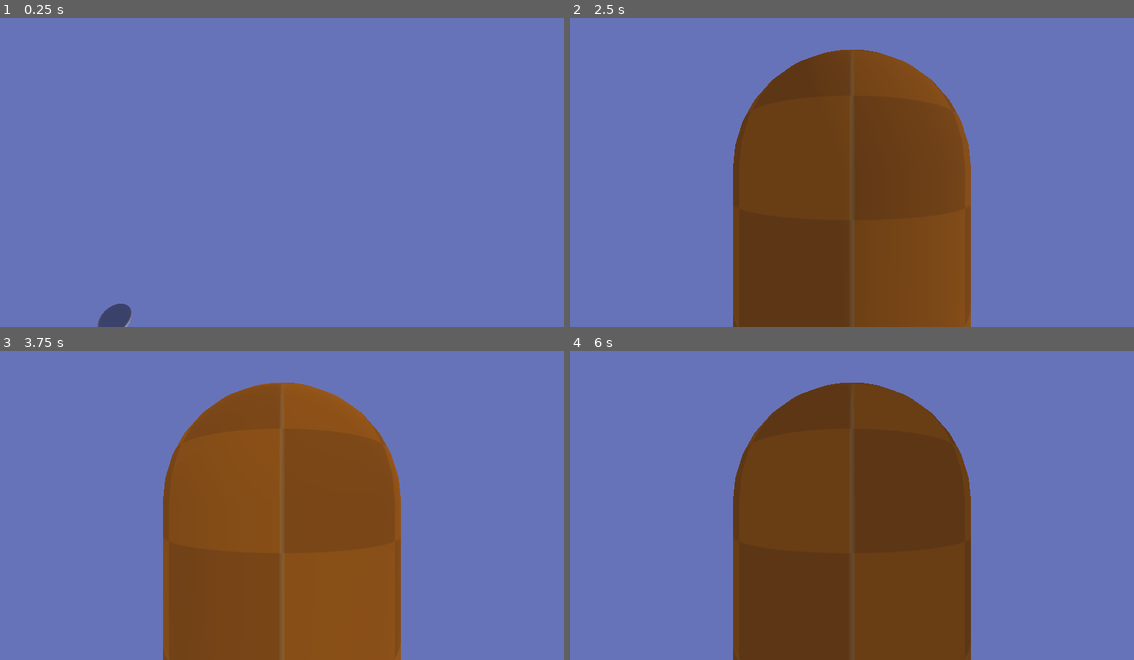
Above: before the commit, frames 1-4 (two rows, left to right).
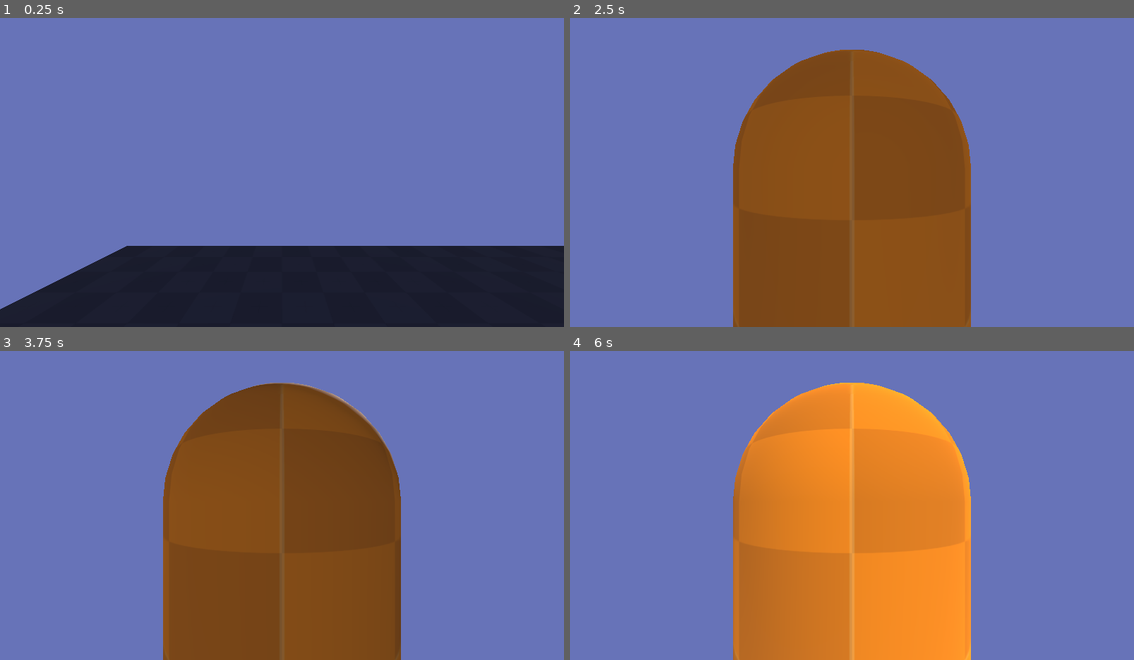
Above: after the commit, the same moments.

Repository: FroggLeo/driving-game
Game: Godot game, scene res://world.tscn
Same seed, same stepped clock (60 frames per second), same inputs: the game is played once before the commit and once after it.
Inputs (mouse positions are in pixels of both pictures, inside the frame that each line leads up to):
- Up to frame 1 (0.25 s): no input
- Up to frame 2 (2.5 s): tap Enter at 0.5 s; move the mouse to (880, 166) at 0.52 s; hold Right mouse button (move_camera) 0.53-1.28 s; hold W (move_forward) from 0.53 s (still down); tap Space (jump) at 0.77, 1.52 s; move the mouse to (823, 169) at 1.27 s; tap Mouse wheel up (zoom_in) at 1.35 s; move the mouse to (863, 163) at 2.02 s; hold Mouse wheel down (zoom_out) from 2.03 s (still down)
- Up to frame 3 (3.75 s): move the mouse to (253, 564) at 2.77 s; release Mouse wheel down (zoom_out) at 2.78 s; tap Alt at 2.85 s; tap Space (jump) at 3.02 s; move the mouse to (451, 548) at 3.52 s; release W (move_forward) at 3.53 s; hold A (move_left) from 3.53 s (still down); tap Shift at 3.6 s
- Up to frame 4 (6 s): tap Space (jump) at 3.77, 4.52, 5.75 s; move the mouse to (682, 452) at 4.27 s; right-click (682, 452) at 4.35 s; move the mouse to (880, 502) at 5.02 s; release A (move_left) at 5.03 s; hold S (move_back) 5.03-5.78 s; hold Mouse wheel up (zoom_in) 5.03-5.78 s; move the mouse to (829, 496) at 5.77 s; hold D (move_right) from 5.78 s (still down); tap Mouse wheel down (zoom_out) at 5.85 s

The runs differ from the first frame. In frame 1, 24% of the frame differs, in the area x 0-100%, y 73-100%; in frame 2, 20%; in frame 3, 1.9%; in frame 4, 34%, in the area x 28-72%, y 10-100%.

Commit message:
refactor and organize sky.gd code

Diff:
--- a/godot_project/environment/sky.gd
+++ b/godot_project/environment/sky.gd
@@ -1,18 +1,23 @@
 extends WorldEnvironment
 
 # seconds in a day
-@export var day_length: float = 0.05
+@export var day_length: float = 10
 # days to take the moon to do one cycle
 @export var moon_length: float = 29.5
+
 # days in a year
 @export var year_length: float = 10
+# moon cycle time between +-moon_axial_tilt degrees, in years
+# just called it a moon season
+@export var moon_season_length: float = 18.6
+
 # tilt of the sun, axial tilt, difference between equinox and summer/winter solstice
 @export var axial_tilt: float = 23.5
 # tilt of the moon relative to the sun
 @export var moon_axial_tilt: float = 5.0
-# moon cycle time between +- 5 degrees, in years
-# just called it a moon season
-@export var moon_season_length: float = 18.6
+# tilt of the equinox from the vertical, or the degree of the latitiude
+# 34 degrees is around los angeles's equinox
+@export var latitiude = 34
 
 # nodes used
 @onready var sun = $sun_tilt/sun
@@ -20,62 +25,65 @@
 @onready var sun_tilt = $sun_tilt
 @onready var moon_tilt = $moon_tilt
 
-# from 0 to 1
-# 0 is midnight, 0.5 is noon, 1 is midnight
-# this is the initial time when the game starts
-var time: float = 0
+# all from 0 to 1
+# this is the initial amounts when the game starts
+# the initial time
+@export var time: float = 0
 # the moon's rotation
-var moon_time: float = 0
+@export var moon_time: float = 0
 # the time of the year
-var year_time: float = 0
-# time of the moon cycle
-var moon_season: float = 0
+@export var year_time: float = 0
+# time of the moon season
+@export var moon_season: float = 0
 
 # Called when the node enters the scene tree for the first time.
 func _ready() -> void:
-	# equinox of the tilt of the sun, degrees from the vertical
-	# 35 degrees is around los angeles's equinox
-	sun.rotation.x = deg_to_rad(35)
-	moon.rotation.x = deg_to_rad(35+180)
+	# set the tilt of the equinox
+	sun.rotation.x = deg_to_rad(latitiude)
+	moon.rotation.x = deg_to_rad(latitiude)
 
 # Called every frame. 'delta' is the elapsed time since the previous frame.
 func _process(delta: float) -> void:
 	if Global.paused:
 		return
-	# global time change
+
+	# calculate global time change
 	var time_change = delta / day_length
 
+	# calculate day time
+	time += time_change
+	if time >= 1.0:
+		time = 0
+	# calculate moon time
+	moon_time += time_change / moon_length
+	if moon_time >= 1.0:
+		moon_time = 0
 	# calculate year time
 	year_time += time_change / year_length
 	if year_time >= 1.0:
 		year_time = 0
+	# calculate moon season time
+	moon_season += (time_change / year_length) / moon_season_length
+	if moon_season >= 1.0:
+		moon_season = 0
+
+	# sun rotation
+	var sun_angle = TAU * time
+	sun.rotation.z = sun_angle
+
+	# moon rotation
+	# the extra sun angle gives it somewhat realisic feel
+	# so that sometimes the moon can be seen in the day
+	var moon_angle = TAU * moon_time
+	moon.rotation.z = moon_angle + sun_angle
+
 	# sun tilt
 	# using sin so that it goes from -1 to 1 instead of 0 to 1
 	# trig...
 	var sun_tilt_angle = deg_to_rad(axial_tilt) * sin(year_time * TAU)
 	sun_tilt.rotation.x = sun_tilt_angle
 
-	# calculate day time
-	time += time_change
-	if time >= 1.0:
-		time = 0
-	# sun rotation
-	var sun_angle = TAU * time
-	sun.rotation.z = sun_angle
-
-	# calculate moon time
-	moon_time += time_change / moon_length
-	if moon_time >= 1.0:
-		moon_time = 0
-	# the extra sun angle gives it somewhat realisic feel
-	# so that sometimes the moon can be seen in the day
-	var moon_angle = TAU * moon_time
-	moon.rotation.z = moon_angle + sun_angle
-
-	# calculate moon season time
-	moon_season += (time_change / year_length) / moon_season_length
-	if moon_season >= 1.0:
-		moon_season = 0
 	# moon tilt
+	# based on sun tilt but varies by +-moon_axial_tilt over a time of moon_season years
 	var moon_tilt_angle = sun_tilt_angle + (deg_to_rad(moon_axial_tilt) * sin(moon_season * TAU))
 	moon_tilt.rotation.x = moon_tilt_angle
--- a/godot_project/world.tscn
+++ b/godot_project/world.tscn
@@ -30,10 +30,10 @@
 surface_material_override/0 = SubResource("StandardMaterial3D_f3sb7")
 
 [node name="CollisionShape3D" type="CollisionShape3D" parent="floor"]
-transform = Transform3D(1, 0, 0, 0, 1, 0, 0, 0, 1, 0, -1, 0)
+transform = Transform3D(1, 0, 0, 0, 1, 0, 0, 0, 1, 0, -2, 0)
 shape = SubResource("BoxShape3D_fj7yv")
 
 [node name="CharacterBody3D" parent="." instance=ExtResource("1_f3sb7")]
-transform = Transform3D(1, 0, 0, 0, 1, 0, 0, 0, 1, 0, -0.5, 4)
+transform = Transform3D(-4.371139e-08, 0, -1, 0, 1, 0, 1, 0, -4.371139e-08, 0, -0.5, 4)
 
 [node name="Node3D" parent="." instance=ExtResource("3_tlwt5")]
